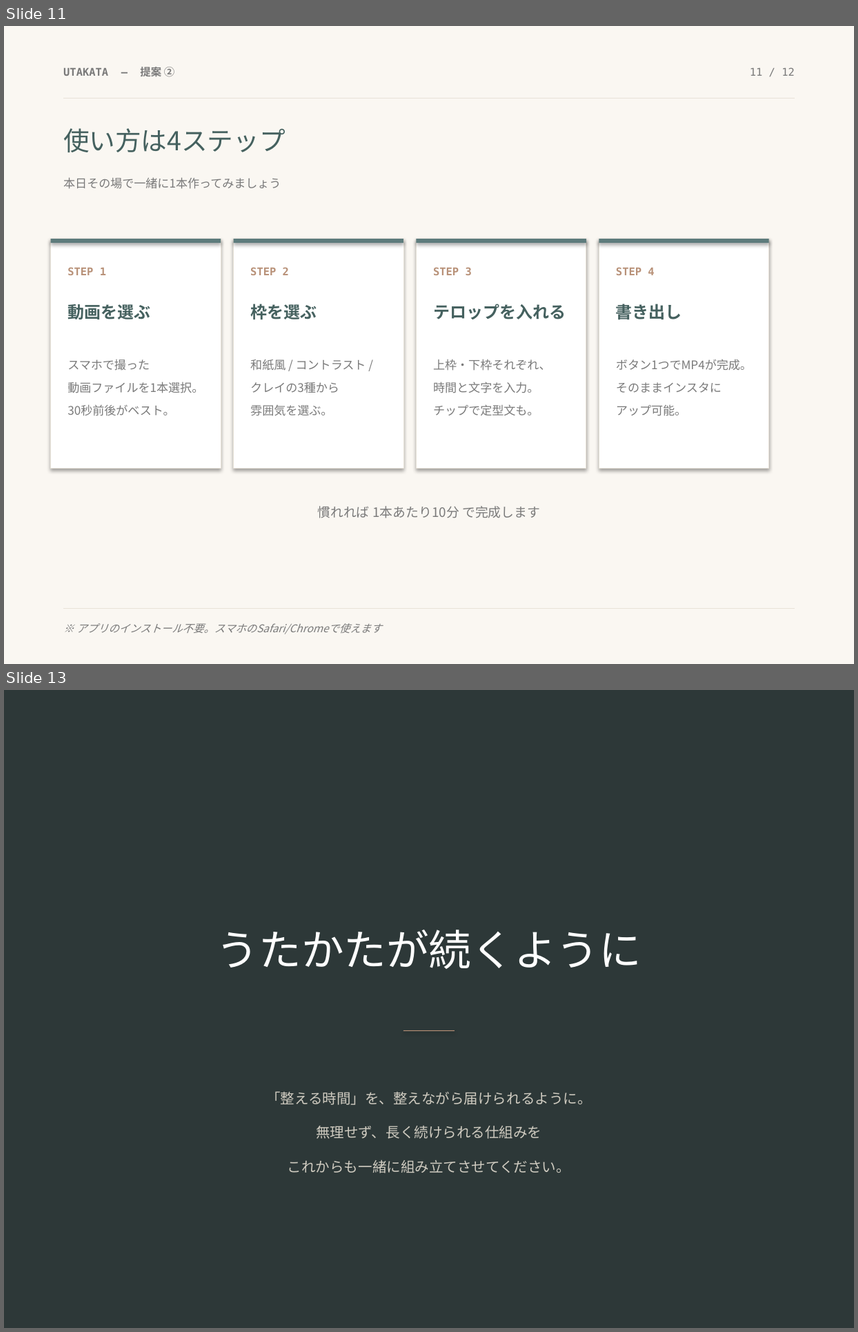
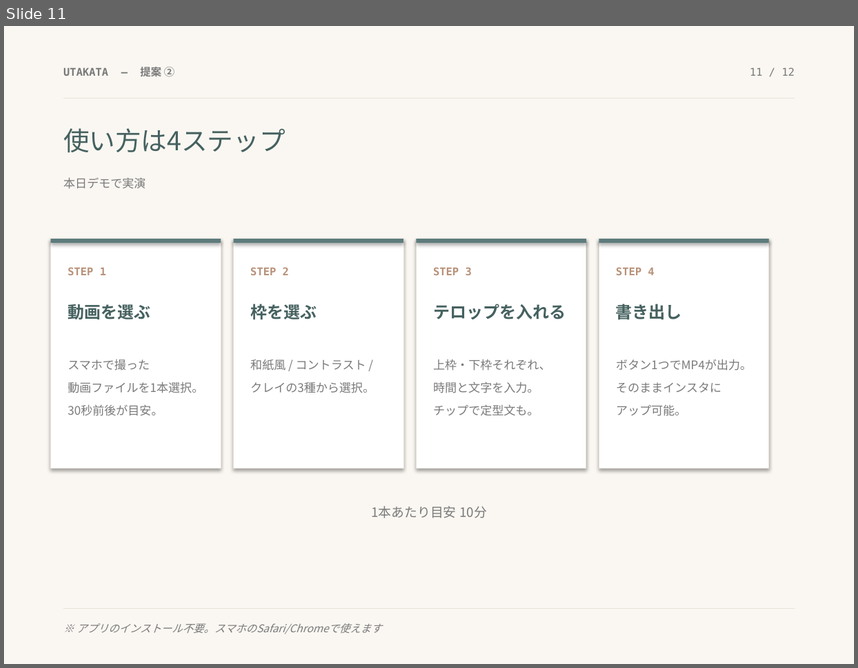
Before and after one commit to yamada-netizen/utakata-subtitle, a slide deck: salon-slides.pptx. Shown one above the other, each under a label of ours: slides 11 and 13 before the commit, slide 11 after it; the slides between them are not shown. The pictures are 858x1332 and 858x668 pixels, drawn with LibreOffice and Linux fonts; fonts in the diff are those of the drawing. Boxes give left, top, right and bottom in pixels: in the first picture for what was removed or moved away, otherwise in the second. Text is boxed around its words. In the diff, an @@ line names an element or a change of style, - is before the commit and + after.

```diff
--- a/salon-slides.pptx
+++ b/salon-slides.pptx
@@ slide 13 removed at <box>4,690,854,1328</box>, background #FFFFFF @@
@@ rectangle removed at <box>4,690,854,1328</box> @@
@@ text removed at <box>217,929,642,969</box> @@
-うたかたが続くように
@@ rectangle removed at <box>404,1030,455,1031</box> @@
@@ text removed at <box>266,1091,591,1173</box> @@
-「整える時間」を、整えながら届けられるように。
-無理せず、長く続けられる仕組みを
-これからも一緒に組み立てさせてください。
@@ slide 11 changed as well @@
@@ text at <box>63,177,145,189</box>: text changed @@
-本日その場で一緒に1本作ってみましょう
+本日デモで実演
@@ text at <box>616,359,752,370</box>: text changed @@
-ボタン1つでMP4が完成。
+ボタン1つでMP4が出力。
@@ text at <box>250,381,375,393</box>: text changed @@
-クレイの3種から
-雰囲気を選ぶ。
+クレイの3種から選択。
@@ text at <box>67,404,163,416</box>: text changed @@
-30秒前後がベスト。
+30秒前後が目安。
@@ text at <box>371,506,487,518</box>: text changed @@
-慣れれば 1本あたり10分 で完成します
+1本あたり目安 10分
```
Also in this commit, not shown: 11 other slides changed, 1 slide added, 2 other files.
